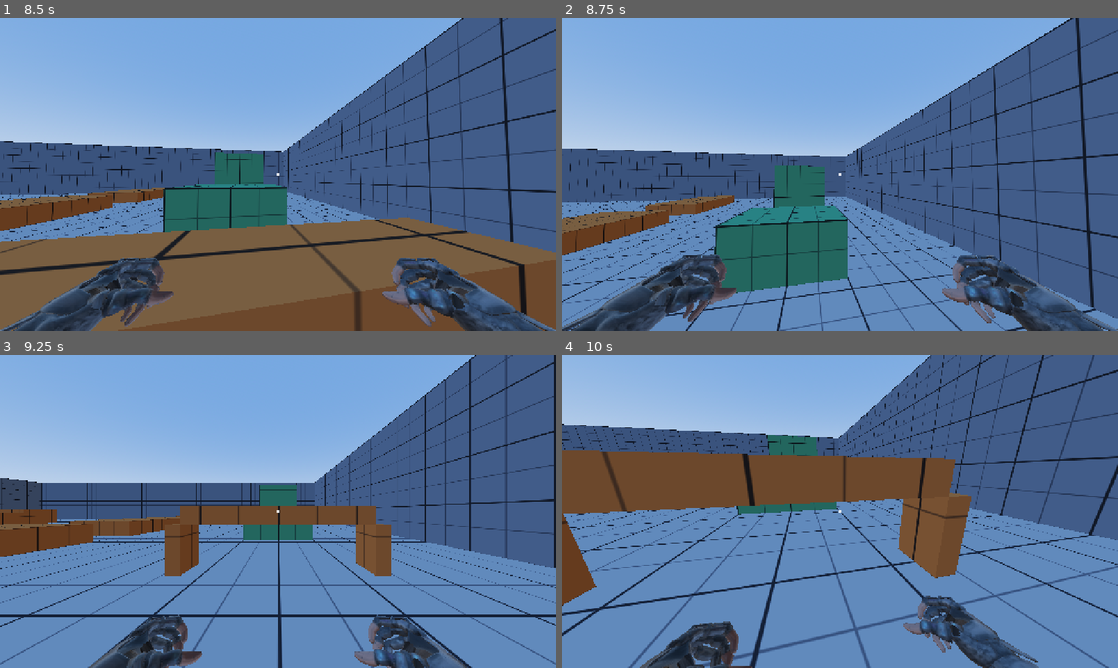
Above: before the commit, frames 1-4 (two rows, left to right).
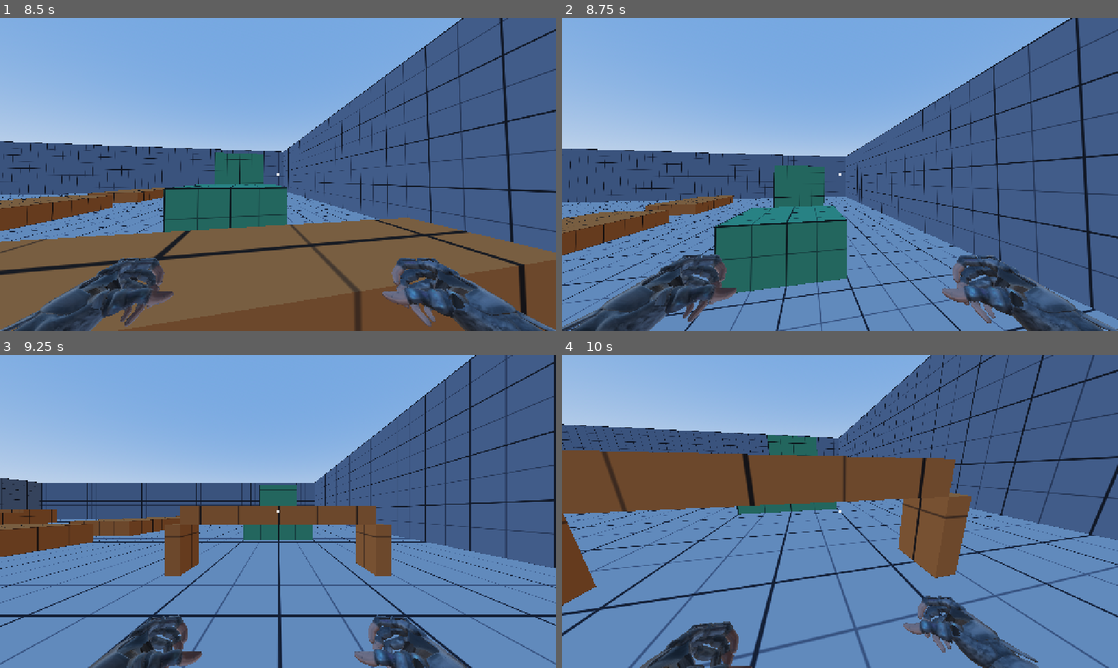
Above: after the commit, the same moments.

Repository: S70RM3892/Zuggle
Game: Godot game, scene res://tests/test_parkour.tscn
Two runs of this game, one before a commit and one after it. Both use one fixed random seed, a clock stepped at 60 frames per second and the inputs below. This scene is started directly instead of the project's main scene.
Inputs (mouse positions are in pixels of both pictures, inside the frame that each line leads up to):
- Up to frame 1 (8.5 s): tap Enter at 0.5 s; move the mouse to (305, 174) at 0.52 s; hold Space (jump) 0.53-1.28 s; hold W (move_forward) 0.53-5.78 s; move the mouse to (250, 174) at 1.27 s; tap J (attack) at 1.35, 7.35 s; tap Space (jump) at 1.52, 1.55, 1.82, 2.3, 3.02, 3.05, 3.32, 4.52, 4.55, 4.82, 6.02, 6.05, 6.32, 7.52, 7.55, 7.82, 8.3 s; move the mouse to (289, 168) at 2.02 s; hold C (crouch) 2.03-2.78 s; move the mouse to (272, 180) at 2.77 s; tap F (inspect) at 2.85 s; move the mouse to (316, 177) at 3.52 s; hold Space (jump) 3.53-4.28 s; tap Down (look_down) at 3.6 s; move the mouse to (233, 171) at 4.27 s; tap Left (look_left) at 4.35 s; move the mouse to (283, 174) at 5.02 s; hold Space (jump) 5.03-5.78 s; tap Right (look_right) at 5.1 s; move the mouse to (255, 168) at 5.77 s; hold E (hand_right) 5.78-6.53 s; tap Up (look_up) at 5.85 s; move the mouse to (305, 174) at 6.52 s; hold Space (jump) 6.53-7.28 s; hold W (move_forward) from 6.53 s (still down); move the mouse to (250, 174) at 7.27 s; move the mouse to (289, 168) at 8.02 s; hold C (crouch) from 8.03 s (still down)
- Up to frame 2 (8.75 s): keep holding W (move_forward); keep holding C (crouch)
- Up to frame 3 (9.25 s): move the mouse to (272, 517) at 8.77 s; release W (move_forward) at 8.78 s; release C (crouch) at 8.78 s; hold Q (hand_left) from 8.78 s (still down); tap F (inspect) at 8.85 s; tap Space (jump) at 9.02, 9.05 s
- Up to frame 4 (10 s): tap Space (jump) at 9.32 s; move the mouse to (878, 514) at 9.52 s; release Q (hand_left) at 9.53 s; hold W (move_forward) from 9.53 s (still down); hold Space (jump) from 9.53 s (still down); tap Down (look_down) at 9.6 s

Frame 1 is identical in both runs. In frame 2, 2.7% of the frame differs, in the area x 0-100%, y 0-100%; in frame 3, less than 0.1%; in frame 4, less than 0.1%.

Commit message:
勢いの取りこぼしを直す：壁登り→縁掴みの速さ、縁掴み・ボールト中のジャンプ、ボールト後の左手
- 壁登りに入る前の水平の速さを覚え、縁掴み・上端越えの出口に持ち出す（8 m/sで入って3 m/sに落ちていた）
- 縁掴み・ボールトの終わり際に押したジャンプを捨てず、出口で跳ぶ（マントルジャンプ・ボールトジャンプ）
- ボールト（右手）の後も、左手の押しっぱなしで次の縁を掴めるようにする
- テストを5項目追加。テストの準備で前のテストの last_left / last_right を消す

Co-Authored-By: Claude Opus 5.5 <noreply@anthropic.com>
Claude-Session: https://claude.ai/code/session_01VqGR99Nxhu1MqxMSsGkCJR

Diff:
--- a/scripts/hand_actions.gd
+++ b/scripts/hand_actions.gd
@@ -176,7 +176,7 @@
 
 func _start_mantle(ledge: Dictionary) -> void:
 	var n: Vector3 = ledge.normal
-	var entry := _hvel().length()
+	var entry := _player.carry_speed()
 	var out := _player.facing()
 	if out.dot(-n) < 0.3:
 		out = -n
@@ -280,7 +280,6 @@
 func _release_pole(tangent: Vector3, jumped: bool) -> void:
 	var out := tangent * (_pole_speed + Tuning.pole_release_boost)
 	out.y = maxf(Tuning.pole_release_up, Tuning.jump_velocity if jumped else 0.0)
-	_left_needs_release = true
 	_finish(out)
 
 
@@ -451,9 +450,13 @@
 
 
 func _finish(exit_velocity: Vector3) -> void:
+	# 左手で掴み終えたら、一度離すまで押しっぱなしでは掴まない。ボールトは右手なので左手はそのまま
+	if move != Move.VAULT:
+		_left_needs_release = true
+	# 縁の上・障害物の上からは足場を蹴って跳べる。ポールは離すときに自分でジャンプを見る
+	var grounded := move != Move.POLE
 	move = Move.NONE
-	_left_needs_release = true
-	_player.release_control(exit_velocity)
+	_player.release_control(exit_velocity, grounded)
 
 
 func _set_plant(side: int, point: Vector3, palm: Vector3, fingers: Vector3, pose: String, hold: float) -> void:
--- a/scripts/player.gd
+++ b/scripts/player.gd
@@ -55,6 +55,7 @@
 var _climbing := false
 var _climb_time := 0.0
 var _climbed_wall_normal := Vector3.ZERO # 着地するまで同じ壁は登り直さない
+var _climb_carry := 0.0 # 壁登りに入る前の水平の速さ。登り切ったとき（縁掴み・上端越え）に持ち出す
 
 var _controller: Object = null # 手のアクションが体を動かしている間はここに入る
 var _was_on_floor := true
@@ -226,11 +227,15 @@
 
 
 ## 体を返す。持ち出す速度を渡す。
-func release_control(exit_velocity: Vector3) -> void:
+## grounded（縁の上に乗った・障害物を突いて越えた）なら足場を蹴れるので、動作の終わり際に押したジャンプを出口で出す。
+func release_control(exit_velocity: Vector3, grounded := false) -> void:
 	_controller = null
 	velocity = exit_velocity
-	_jump_buffer_timer = 0.0
 	_was_on_floor = false
+	if grounded:
+		_coyote_timer = Tuning.coyote_time
+	else:
+		_jump_buffer_timer = 0.0
 
 
 ## 壁走り・壁登りを止めて、その壁には着地するまで入り直さない。壁押しで使う。
@@ -241,6 +246,11 @@
 	_climbed_wall_normal = n
 	_wall_coyote_timer = 0.0
 	_rising_from_jump = false
+
+
+## 手のアクションに持ち込める水平の速さ。壁登り中は、登る前の速さを覚えている。
+func carry_speed() -> float:
+	return maxf(horizontal_speed(), _climb_carry) if _climbing else horizontal_speed()
 
 
 ## 体の向きを水平に回す（ポール回りでカメラをついて行かせる）。
@@ -372,7 +382,7 @@
 	# 0なら壁と平行、1なら正面衝突。負なら壁から離れている
 	var into := -dir.dot(n)
 	if into > sin(deg_to_rad(Tuning.wallrun_max_angle)):
-		_try_start_climb(n)
+		_try_start_climb(n, speed)
 		return
 	if into < -0.1:
 		return
@@ -443,14 +453,15 @@
 
 
 ## 壁登り：壁へ正面から当たり、壁へ向けてスティックを倒していたら、壁を蹴って真上へ駆け上がる。
-## 速さは上向きへ変わる。登った先の縁は左手で掴む。
-func _try_start_climb(n: Vector3) -> void:
+## 速さは上向きへ変わる。登った先の縁は左手で掴む。登る前の水平の速さは覚えておき、登り切ったら前へ持ち出す。
+func _try_start_climb(n: Vector3, speed: float) -> void:
 	if n.dot(_climbed_wall_normal) > 0.9 or velocity.y < Tuning.wallclimb_min_vy:
 		return
 	if _input_direction().dot(-n) < WALL_CLIMB_MIN_INPUT:
 		return
 	_climbing = true
 	_climb_time = 0.0
+	_climb_carry = speed
 	_wall_normal = n
 	_climbed_wall_normal = n
 	_rising_from_jump = false
@@ -478,9 +489,9 @@
 	elif _input_direction().dot(_wall_normal) > 0.5:
 		_climbing = false
 	elif _cast_wall(-_wall_normal) == Vector3.ZERO:
-		# 壁の上端を越えた：前へ少し押し出して上に乗せる
+		# 壁の上端を越えた：前へ押し出して上に乗せる。登る前の速さも持ち出す
 		_climbing = false
-		velocity += -_wall_normal * Tuning.wallclimb_top_push
+		velocity += -_wall_normal * maxf(Tuning.wallclimb_top_push, _climb_carry * Tuning.mantle_keep)
 
 
 ## 壁ジャンプ：壁から離れる向きと上へ跳ぶ。スティックを倒していればその向きへ跳び、速さは落とさない。
--- a/tests/test_parkour.gd
+++ b/tests/test_parkour.gd
@@ -34,8 +34,13 @@
 	await _test_slide_under_bar()
 	await _test_wall_climb()
 	await _test_climb_and_grab()
+	await _test_climb_grab_keeps_speed()
 	await _test_ledge_from_jump()
+	await _test_mantle_jump()
+	await _test_early_jump_in_mantle()
 	await _test_vault()
+	await _test_vault_jump()
+	await _test_left_hold_after_vault()
 	await _test_wall_push_from_wallrun()
 	await _test_wall_push_on_ground()
 	await _test_pole_swing()
@@ -70,6 +75,8 @@
 	_player.global_position = pos
 	_player.rotation = Vector3(0, deg_to_rad(yaw), 0)
 	_player.velocity = Vector3.ZERO
+	_actions.last_left = ""
+	_actions.last_right = ""
 	await _frames(40)
 
 
@@ -238,6 +245,63 @@
 	_release_all()
 
 
+func _test_climb_grab_keeps_speed() -> void:
+	print("壁登りから縁を掴んでも、登る前の速さを持ち出す")
+	await _stand(Vector3(22, 0.9, -8.5))
+	Input.action_press("hand_left")
+	await _run_until_z(-11.0)
+	var speed := _player.horizontal_speed()
+	Input.action_press("jump")
+	var exit := -1.0
+	var was_busy := false
+	for i in int(2.0 / DT):
+		await get_tree().physics_frame
+		if _actions.is_busy():
+			was_busy = true
+		elif was_busy:
+			exit = _player.horizontal_speed() # 体を返した瞬間の速さ（まだ走りで加速していない）
+			break
+	_check(exit >= speed * Tuning.mantle_keep - 0.3, "出口の速さ (%.2f → %.2f)" % [speed, exit])
+	_release_all()
+
+
+## ParkourLab の縁（MantleBlock）へ跳んで掴み、登り切る press_before_end 秒前にジャンプを押す。
+## 体を返した瞬間の速さ exit と、その0.1秒後の {vy, feet, speed} を返す。
+func _mantle_then_jump(press_before_end: float) -> Dictionary:
+	await _stand(Vector3(22, 0.9, -1.5))
+	Input.action_press("hand_left")
+	await _run_until_z(-3.0)
+	Input.action_press("jump")
+	await _frames(2)
+	Input.action_release("jump")
+	while _actions.move != HandActions.Move.MANTLE:
+		await get_tree().physics_frame
+	var wait := maxi(0, int((_actions._duration - press_before_end) / DT))
+	await _frames(wait)
+	Input.action_press("jump")
+	while _actions.is_busy():
+		await get_tree().physics_frame
+	var exit := _player.horizontal_speed()
+	await _frames(int(0.1 / DT))
+	var out := {"exit": exit, "vy": _player.velocity.y, "feet": _player.feet_position().y, "speed": _player.horizontal_speed()}
+	_release_all()
+	return out
+
+
+func _test_mantle_jump() -> void:
+	print("縁から登り切る直前にジャンプを押すと、上に乗った瞬間に跳ぶ")
+	var r := await _mantle_then_jump(0.05)
+	_check(r.vy > 3.0, "跳ぶ (vy %.2f)" % r.vy)
+	_check(r.feet > 2.2, "縁の上から跳ぶ (足 %.2f)" % r.feet)
+	_check(r.speed >= r.exit - 0.3, "速さは落とさない (%.2f → %.2f)" % [r.exit, r.speed])
+
+
+func _test_early_jump_in_mantle() -> void:
+	print("掴んですぐのジャンプは、登り切ったときには残っていない")
+	var r := await _mantle_then_jump(10.0)
+	_check(r.vy < 1.0, "跳ばない (vy %.2f)" % r.vy)
+
+
 func _test_ledge_from_jump() -> void:
 	print("跳んで左手で縁を掴む（左手は押しっぱなしでよい）")
 	await _stand(Vector3(22, 0.9, -1.5))
@@ -275,6 +339,47 @@
 		await get_tree().physics_frame
 	_check(_player.global_position.z < 5.4, "向こう側へ出る (z %.2f)" % _player.global_position.z)
 	_check(_player.horizontal_speed() > speed + Tuning.vault_boost * 0.7, "加速する (%.2f → %.2f)" % [speed, _player.horizontal_speed()])
+	_release_all()
+
+
+func _test_vault_jump() -> void:
+	print("ボールトの終わり際にジャンプを押すと、越えた瞬間に跳ぶ")
+	await _stand(Vector3(22, 0.9, 11))
+	await _run_until_z(7.3)
+	await _tap("hand_right")
+	_check(_actions.move == HandActions.Move.VAULT, "ボールトに入る")
+	await _frames(maxi(0, int((_actions._duration - 0.05) / DT) - 2))
+	Input.action_press("jump")
+	while _actions.is_busy():
+		await get_tree().physics_frame
+	var exit := _player.horizontal_speed()
+	await _frames(int(0.1 / DT))
+	_check(_player.velocity.y > 3.0, "跳ぶ (vy %.2f)" % _player.velocity.y)
+	_check(_player.horizontal_speed() >= exit - 0.3, "ボールトの加速を空中へ持ち出す (%.2f → %.2f)" % [exit, _player.horizontal_speed()])
+	_release_all()
+
+
+func _test_left_hold_after_vault() -> void:
+	print("ボールト中に左手を押しっぱなしにすれば、次の縁は離さずに掴める")
+	await _stand(Vector3(22, 0.9, 11))
+	await _run_until_z(7.3)
+	await _tap("hand_right")
+	_check(_actions.last_right == "vault", "ボールトする")
+	Input.action_press("hand_left") # 先に押すとボールト箱（高さ1m）を縁として掴むので、越え始めてから押す
+	while _actions.is_busy():
+		await get_tree().physics_frame
+	# MantleBlock（上面y=2、手前の面z=-4.5）の手前の空中へ移す
+	_player.global_position = Vector3(22, 1.5, -3.7)
+	_player.velocity = Vector3(0, 2, -5)
+	var grabbed := false
+	for i in int(0.4 / DT):
+		await get_tree().physics_frame
+		if _actions.move == HandActions.Move.MANTLE:
+			grabbed = true
+			break
+	_check(grabbed, "縁を掴む")
+	while _actions.is_busy():
+		await get_tree().physics_frame
 	_release_all()
 
 
